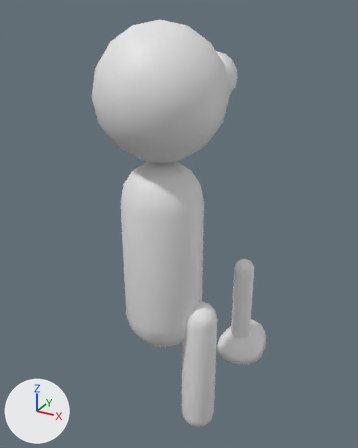
The Blender file assets/models/peon.blend, before and after one commit.
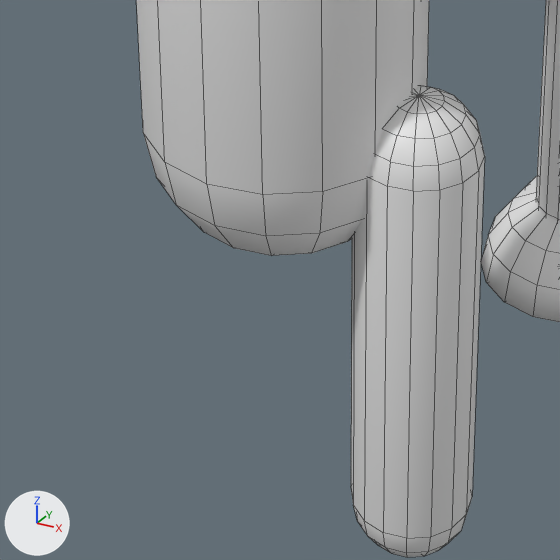
There are two pictures of each version: one whole from a camera (50 mm lens) standing at (1.89, -3.17, 2.42) and looking at (-0.09, 0.44, 0.62), one close up on the part from 25% to 66% of the width and 62% to 96% of the height. The lights are fixed; the arrows at lower left show +X, +Y and +Z. The close-ups show mesh edges as thin lines.

The first close-up shows 'body', 'foot', 'leg'.
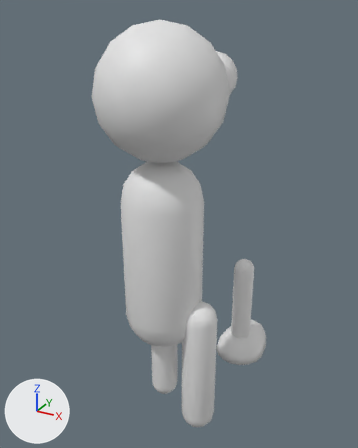
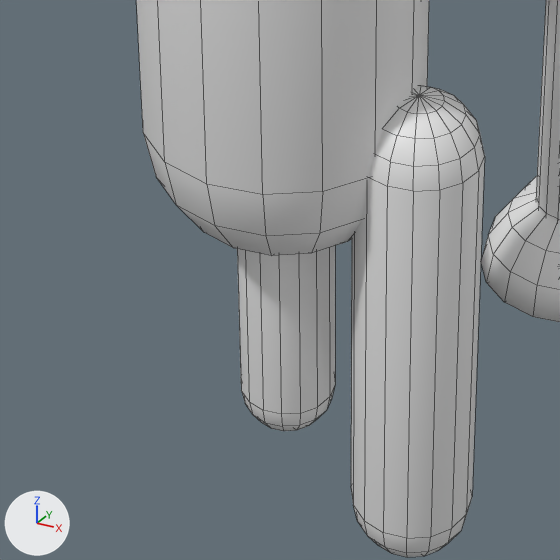
Boxes [x1, y1, x2, y2] around the edits, measured in the close-ups (560 x 560 px):
'forearm', added
    after: [237, 246, 335, 431]

Patch to the scene script:
```diff
--- a/assets/models/peon.blend.py
+++ b/assets/models/peon.blend.py
@@ me_sphere_003 @@
+me_sphere_003.from_pydata(...)  # 130 vertices, 144 faces; spans x -0.12..0.12, y -0.12..0.12, z -0.92..0.12
+me_sphere_003.polygons.foreach_set('use_smooth', [True] * 144)
@@ ob_forearm @@
+ob_forearm = bpy.data.objects.new('forearm', me_sphere_003)
+ob_forearm.location = (0.0, 0.0, 0.0)
```
